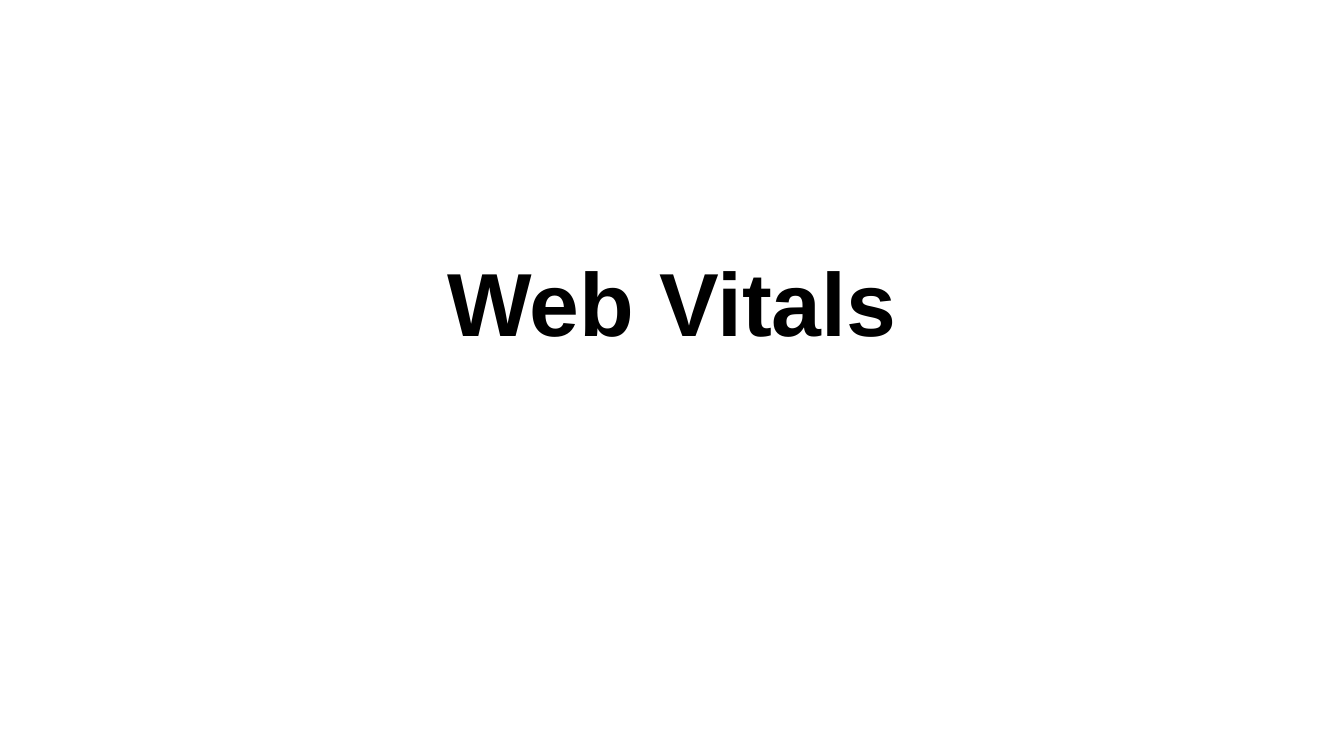
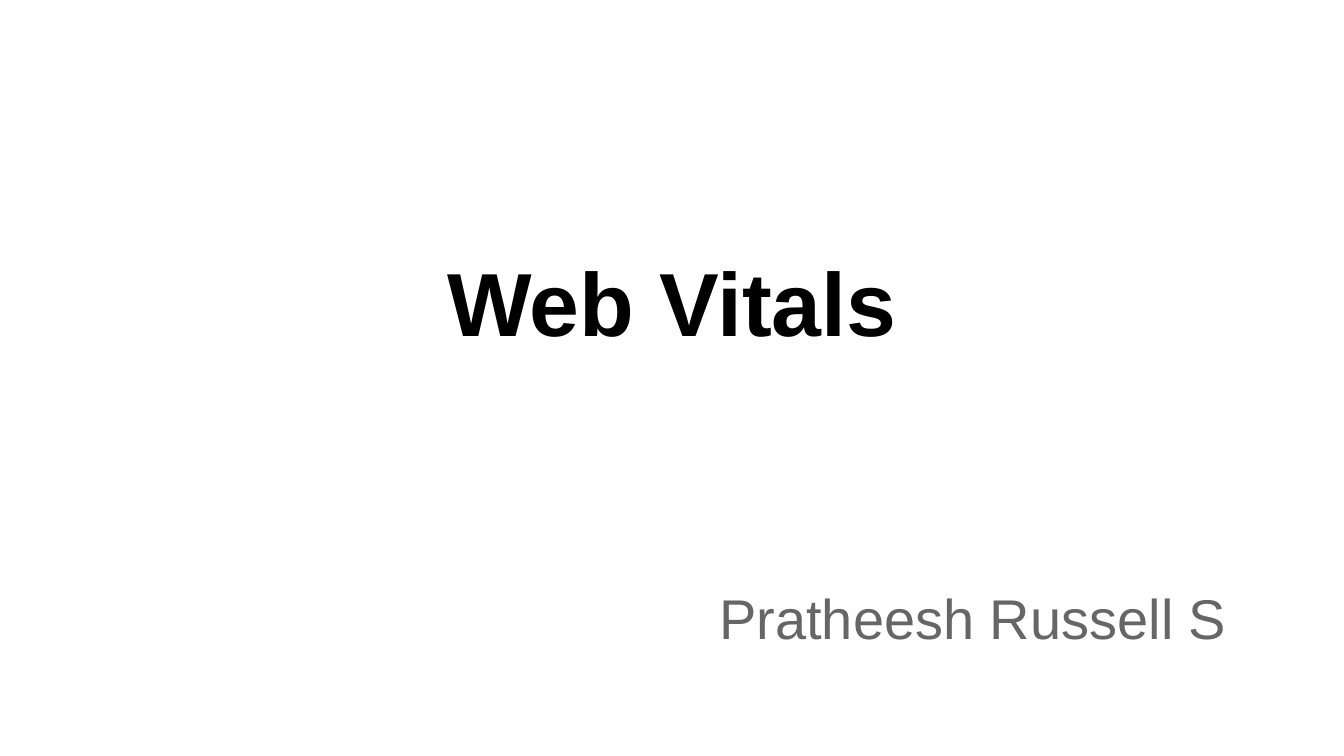
Before and after one commit to pratheeshrussell/webvitals-testing, a slide deck: slide 1 of WebVital.pptx. Drawn at 1344x756 pixels with LibreOffice and Linux fonts; fonts in the diff are those of the drawing. Boxes give left, top, right and bottom in pixels: in the first picture for what was removed or moved away, otherwise in the second. Text is boxed around its words. In the diff, an @@ line names an element or a change of style, - is before the commit and + after.

```diff
--- a/WebVital.pptx
+++ b/WebVital.pptx
@@ subtitle added at (719,598,1226,640), 30 pt, text #666666 @@
+Pratheesh Russell S
```
Also in this commit, not shown: 5 other slides changed, 2 slides added.
